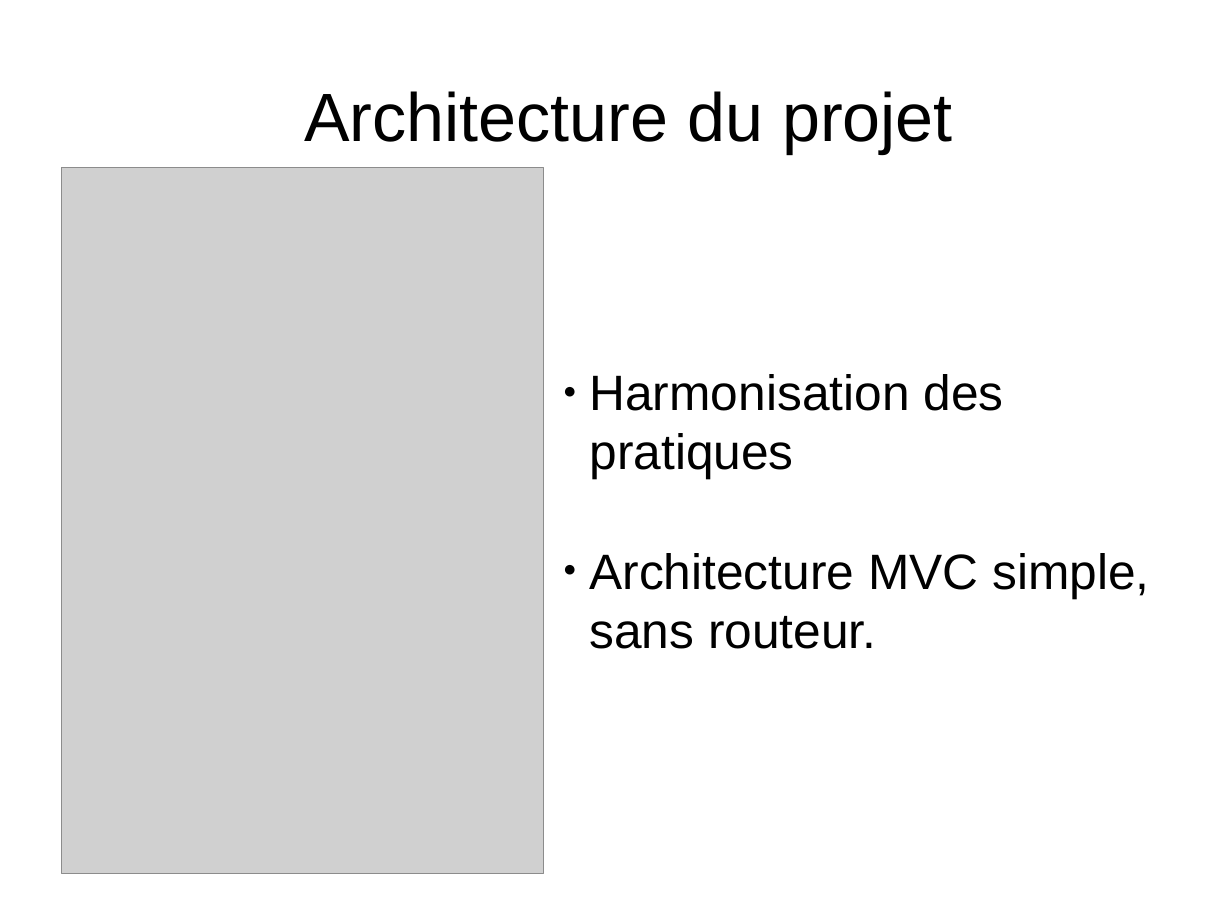
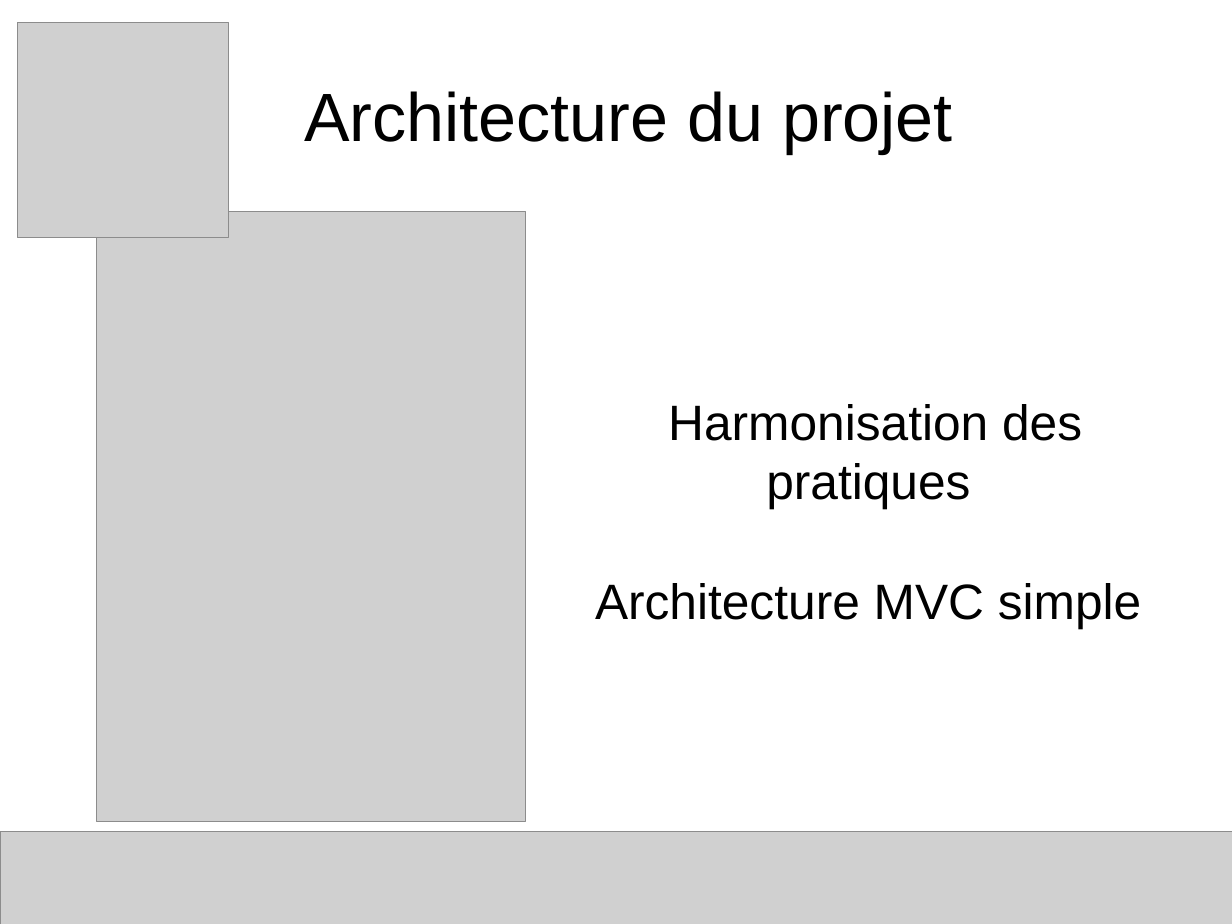
Before and after one commit to franckcostanzo/LaPlateforme_Php-Js, a slide deck: slide 16 of Beta/Divers/presentation.odp (slide 15 before the commit). Drawn at 1232x924 pixels with LibreOffice and Linux fonts; fonts in the diff are those of the drawing; grey boxes stand for pictures. Boxes give left, top, right and bottom in pixels: in the first picture for what was removed or moved away, otherwise in the second. Text is boxed around its words. In the diff, an @@ line names an element or a change of style, - is before the commit and + after.

```diff
--- a/Beta/Divers/presentation.odp
+++ b/Beta/Divers/presentation.odp
@@ picture added at bbox=[18, 22, 229, 238] @@
@@ picture: place and size @@
-picture at bbox=[61, 168, 543, 874]
+picture at bbox=[97, 211, 527, 822]
@@ text at bbox=[668, 404, 1082, 509]: alignment left to centre; bullet ● to none @@
@@ text at bbox=[595, 583, 1142, 628]: text changed @@
-● Architecture MVC simple, sans routeur.
+Architecture MVC simple
@@ picture added at bbox=[0, 832, 1232, 924] @@
```
Also in this commit, not shown: 13 other slides changed, 15 slides added, 3 slides removed, 6 other files.
